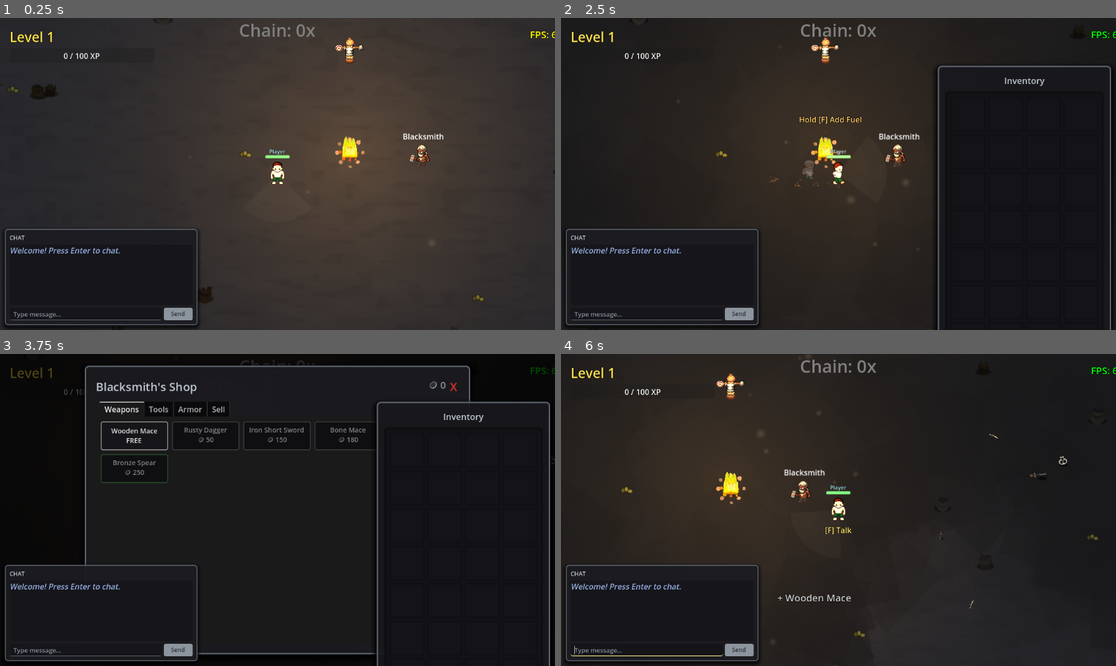
Above: before the commit, frames 1-4 (two rows, left to right).
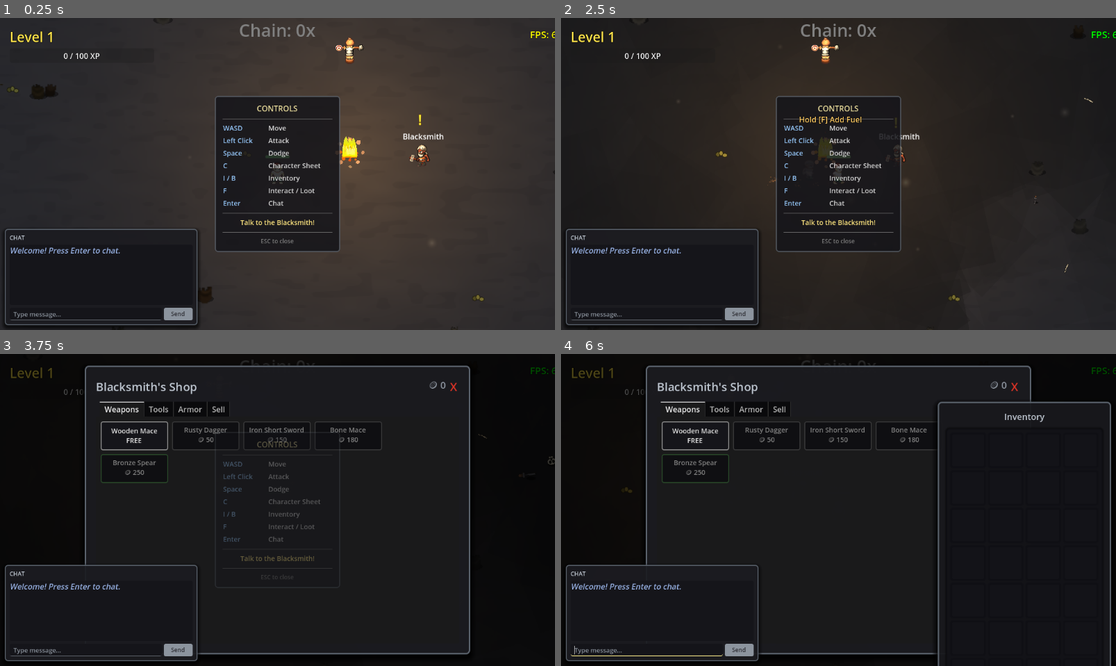
Above: after the commit, the same moments.

Repository: crimes86/godot-combat-game
Game: Godot game, scene res://main.tscn
The game is run twice, just before and just after one commit, with the same random seed, the same clock (stepped at 60 frames per second) and the same inputs. This scene is started directly instead of the project's main scene. Sound files missing from this copy of the repository are replaced by a short silence.
Inputs (mouse positions are in pixels of both pictures, inside the frame that each line leads up to):
- Up to frame 1 (0.25 s): no input
- Up to frame 2 (2.5 s): click (644, 314) at 0.52 s; type "12" at 0.6 s; click "Send" at 1.25 s; tap Enter at 2 s; move the mouse to (960, 158) at 2.02 s; hold D (move_right) from 2.03 s (still down); tap I at 2.1 s; click (960, 158) at 2.17 s; tap Space at 2.27 s; tap B at 2.3 s
- Up to frame 3 (3.75 s): release D (move_right) at 2.75 s; tap Enter at 2.75, 3.5 s; drag from (166, 525) to (310, 488) at 2.77 s; move the mouse to (333, 441) at 3.52 s; hold D (move_right) from 3.53 s (still down); hold F from 3.53 s (still down); click (333, 441) at 3.67 s
- Up to frame 4 (6 s): tap I at 3.8 s; release D (move_right) at 4.25 s; release F at 4.25 s; click "Wooden Mace FREE" at 4.25 s; click "X" at 5 s; tap Enter at 5.75 s; drag from (810, 572) to (805, 488) at 5.77 s

The runs differ from the first frame. In frame 1, 11% of the frame differs, in the area x 38-76%, y 24-76%; in frame 2, 12%; in frame 3, 1.6%; in frame 4, 28%, in the area x 0-100%, y 0-100%.

Commit message:
Add new player onboarding: help menu and blacksmith quest indicator
- Add ESC toggle help menu with control hints (WASD, attack, dodge, etc.)
- Add inventory shortcut with B key (in addition to I)
- Add floating "!" quest indicator above blacksmith to guide new players
- Quest indicator bobs with animation and hides after first interaction
- Help menu removes "Talk to the Blacksmith!" after player has talked to him
- Play paper sound effect when opening/closing help menu

🤖 Generated with [Claude Code](https://claude.com/claude-code)

Co-Authored-By: Claude <noreply@anthropic.com>

Diff:
--- a/scripts/player/Player.gd
+++ b/scripts/player/Player.gd
@@ -275,6 +275,9 @@
 
 		# Create inventory UI (separate from character sheet)
 		call_deferred("create_inventory_ui")
+
+		# Show spawn hints for new players
+		call_deferred("create_spawn_hints")
 
 func _exit_tree() -> void:
 	# Disconnect signals to prevent crash on exit
@@ -790,8 +793,8 @@
 				if character_ui:
 					character_ui.toggle_character_ui()
 
-			KEY_I:
-				# Toggle inventory
+			KEY_I, KEY_B:
+				# Toggle inventory (I or B)
 				if inventory_ui:
 					inventory_ui.toggle_ui()
 
@@ -799,6 +802,34 @@
 				# Dash/dodge
 				if not is_dashing and dash_cooldown_timer <= 0:
 					start_dash()
+
+			KEY_ESCAPE:
+				# Toggle help/hints menu - only if no other UI is open
+				var any_ui_open = false
+
+				# Check if character sheet is open
+				if character_ui and character_ui.visible:
+					any_ui_open = true
+
+				# Check if inventory is open
+				if inventory_ui and inventory_ui.visible:
+					any_ui_open = true
+
+				# Check if shop is open (look for ShopUI in scene)
+				var shop_ui = get_tree().get_first_node_in_group("shop_ui")
+				if shop_ui and shop_ui.visible:
+					any_ui_open = true
+
+				# Check if any loot UI is open
+				var loot_uis = get_tree().get_nodes_in_group("loot_ui")
+				for loot_ui in loot_uis:
+					if is_instance_valid(loot_ui) and loot_ui.visible:
+						any_ui_open = true
+						break
+
+				# Only toggle hints if no other UI is open
+				if not any_ui_open:
+					toggle_spawn_hints()
 
 func check_crit_window_click(event: InputEvent) -> bool:
 	"""Check if clicking on enemy during crit window. Returns true if handled."""
@@ -2194,6 +2225,188 @@
 	print("   In tree: ", inventory_ui.is_inside_tree())
 
 # ═══════════════════════════════════════════════════════════════════════════
+# SPAWN HINTS OVERLAY
+# ═══════════════════════════════════════════════════════════════════════════
+
+var spawn_hints_overlay: CanvasLayer = null
+var has_talked_to_blacksmith: bool = false
+
+func create_spawn_hints() -> void:
+	"""Create and show spawn hints overlay for new players"""
+	print("📋 Creating spawn hints overlay")
+
+	spawn_hints_overlay = CanvasLayer.new()
+	spawn_hints_overlay.name = "SpawnHintsOverlay"
+	spawn_hints_overlay.layer = 50  # Above game, below menus
+
+	# Full-screen Control to enable anchors
+	var full_rect = Control.new()
+	full_rect.name = "FullRect"
+	full_rect.set_anchors_preset(Control.PRESET_FULL_RECT)
+	full_rect.mouse_filter = Control.MOUSE_FILTER_IGNORE
+	spawn_hints_overlay.add_child(full_rect)
+
+	# Main container - dead center on screen (center mass on player)
+	var container = PanelContainer.new()
+	container.name = "HintsPanel"
+	container.set_anchors_preset(Control.PRESET_CENTER)
+	container.anchor_left = 0.5
+	container.anchor_right = 0.5
+	container.anchor_top = 0.5
+	container.anchor_bottom = 0.5
+	container.offset_left = -130
+	container.offset_right = 130
+	container.offset_top = -110
+	container.offset_bottom = 110
+	container.grow_horizontal = Control.GROW_DIRECTION_BOTH
+	container.grow_vertical = Control.GROW_DIRECTION_BOTH
+	container.mouse_filter = Control.MOUSE_FILTER_IGNORE
+
+	# Style the panel
+	var style = StyleBoxFlat.new()
+	style.bg_color = Color(0.08, 0.08, 0.10, 0.85)
+	style.border_width_left = 2
+	style.border_width_right = 2
+	style.border_width_top = 2
+	style.border_width_bottom = 2
+	style.border_color = Color(0.35, 0.38, 0.42, 0.8)
+	style.corner_radius_top_left = 6
+	style.corner_radius_top_right = 6
+	style.corner_radius_bottom_left = 6
+	style.corner_radius_bottom_right = 6
+	container.add_theme_stylebox_override("panel", style)
+
+	full_rect.add_child(container)
+
+	# Margin inside panel
+	var margin = MarginContainer.new()
+	margin.add_theme_constant_override("margin_left", 15)
+	margin.add_theme_constant_override("margin_right", 15)
+	margin.add_theme_constant_override("margin_top", 12)
+	margin.add_theme_constant_override("margin_bottom", 12)
+	container.add_child(margin)
+
+	# VBox for hint rows
+	var vbox = VBoxContainer.new()
+	vbox.add_theme_constant_override("separation", 6)
+	margin.add_child(vbox)
+
+	# Title
+	var title = Label.new()
+	title.text = "CONTROLS"
+	title.add_theme_font_size_override("font_size", 16)
+	title.add_theme_color_override("font_color", Color(0.9, 0.85, 0.6))  # Gold
+	title.horizontal_alignment = HORIZONTAL_ALIGNMENT_CENTER
+	vbox.add_child(title)
+
+	# Separator
+	var sep = HSeparator.new()
+	sep.add_theme_constant_override("separation", 8)
+	vbox.add_child(sep)
+
+	# Hint rows
+	var hints = [
+		["WASD", "Move"],
+		["Left Click", "Attack"],
+		["Space", "Dodge"],
+		["C", "Character Sheet"],
+		["I / B", "Inventory"],
+		["F", "Interact / Loot"],
+		["Enter", "Chat"],
+	]
+
+	for hint in hints:
+		var row = HBoxContainer.new()
+
+		var key_label = Label.new()
+		key_label.text = hint[0]
+		key_label.add_theme_font_size_override("font_size", 14)
+		key_label.add_theme_color_override("font_color", Color(0.6, 0.8, 1.0))  # Cyan keys
+		key_label.custom_minimum_size = Vector2(90, 0)
+		row.add_child(key_label)
+
+		var action_label = Label.new()
+		action_label.text = hint[1]
+		action_label.add_theme_font_size_override("font_size", 14)
+		action_label.add_theme_color_override("font_color", Color(0.85, 0.85, 0.85))
+		row.add_child(action_label)
+
+		vbox.add_child(row)
+
+	# Objective hint at bottom (only if player hasn't talked to blacksmith yet)
+	if not has_talked_to_blacksmith:
+		var obj_sep = HSeparator.new()
+		obj_sep.name = "ObjectiveSeparator"
+		obj_sep.add_theme_constant_override("separation", 8)
+		vbox.add_child(obj_sep)
+
+		var objective = Label.new()
+		objective.name = "ObjectiveLabel"
+		objective.text = "Talk to the Blacksmith!"
+		objective.add_theme_font_size_override("font_size", 14)
+		objective.add_theme_color_override("font_color", Color(1.0, 0.9, 0.5))  # Yellow
+		objective.horizontal_alignment = HORIZONTAL_ALIGNMENT_CENTER
+		vbox.add_child(objective)
+
+	# ESC to close hint at bottom
+	var esc_sep = HSeparator.new()
+	esc_sep.add_theme_constant_override("separation", 8)
+	vbox.add_child(esc_sep)
+
+	var esc_hint = Label.new()
+	esc_hint.text = "ESC to close"
+	esc_hint.add_theme_font_size_override("font_size", 12)
+	esc_hint.add_theme_color_override("font_color", Color(0.5, 0.5, 0.5))  # Gray
+	esc_hint.horizontal_alignment = HORIZONTAL_ALIGNMENT_CENTER
+	vbox.add_child(esc_hint)
+
+	get_tree().root.add_child(spawn_hints_overlay)
+	print("📋 Spawn hints overlay added to scene tree - Press ESC to toggle")
+
+func dismiss_spawn_hints() -> void:
+	"""Manually dismiss spawn hints early (called when talking to blacksmith)"""
+	has_talked_to_blacksmith = true
+
+	if spawn_hints_overlay and is_instance_valid(spawn_hints_overlay):
+		var container = spawn_hints_overlay.get_node_or_null("FullRect/HintsPanel")
+		if container:
+			var tween = create_tween()
+			tween.tween_property(container, "modulate:a", 0.0, 0.3)
+			await tween.finished
+			# Destroy and recreate without the objective next time
+			spawn_hints_overlay.queue_free()
+			spawn_hints_overlay = null
+
+func toggle_spawn_hints() -> void:
+	"""Toggle spawn hints visibility with ESC"""
+	# Play sound
+	var sound_manager = get_node_or_null("/root/SoundManager")
+	if sound_manager and sound_manager.has_method("play_character_sheet_sound"):
+		sound_manager.play_character_sheet_sound()
+
+	if not spawn_hints_overlay or not is_instance_valid(spawn_hints_overlay):
+		# Recreate if it was destroyed
+		create_spawn_hints()
+		return
+
+	var container = spawn_hints_overlay.get_node_or_null("FullRect/HintsPanel")
+	if not container:
+		return
+
+	if container.visible:
+		# Fade out
+		var tween = create_tween()
+		tween.tween_property(container, "modulate:a", 0.0, 0.2)
+		await tween.finished
+		container.visible = false
+	else:
+		# Fade in
+		container.visible = true
+		container.modulate.a = 0.0
+		var tween = create_tween()
+		tween.tween_property(container, "modulate:a", 1.0, 0.2)
+
+# ═══════════════════════════════════════════════════════════════════════════
 # DASH/DODGE SYSTEM
 # ═══════════════════════════════════════════════════════════════════════════
 
--- a/scripts/systems/Vendor.gd
+++ b/scripts/systems/Vendor.gd
@@ -19,6 +19,8 @@
 var shop_ui: CanvasLayer = null
 var animated_sprite: AnimatedSprite2D = null
 var interaction_prompt: Label = null
+var quest_indicator: Label = null  # Floating "!" above head
+var has_talked_to_player: bool = false  # Track if player has interacted
 
 func _ready() -> void:
 	print("🏪 Vendor '%s' starting initialization..." % vendor_name)
@@ -40,6 +42,9 @@
 
 	# Create interaction prompt
 	create_interaction_prompt()
+
+	# Create quest indicator (floating "!")
+	create_quest_indicator()
 
 	print("🏪 Vendor '%s' initialized with %d weapons, %d armor pieces, and %d tools" % [vendor_name, weapons_for_sale.size(), armor_for_sale.size(), tools_for_sale.size()])
 	print("   Position: ", global_position)
@@ -84,6 +89,43 @@
 	canvas.add_child(interaction_prompt)
 
 	print("   Interaction prompt created")
+
+func create_quest_indicator() -> void:
+	"""Create floating '!' indicator above blacksmith name tag to attract attention"""
+	quest_indicator = Label.new()
+	quest_indicator.name = "QuestIndicator"
+	quest_indicator.text = "!"
+	quest_indicator.add_theme_font_size_override("font_size", 28)
+	quest_indicator.add_theme_color_override("font_color", Color(1.0, 0.85, 0.2))  # Golden yellow
+	quest_indicator.add_theme_color_override("font_outline_color", Color(0.3, 0.2, 0.0))
+	quest_indicator.add_theme_constant_override("outline_size", 3)
+	quest_indicator.horizontal_alignment = HORIZONTAL_ALIGNMENT_CENTER
+	quest_indicator.position = Vector2(-8, -85)  # Above the name tag
+	quest_indicator.z_index = 100
+	add_child(quest_indicator)
+
+	# Start bobbing animation
+	_start_quest_indicator_animation()
+
+func _start_quest_indicator_animation() -> void:
+	"""Animate the quest indicator with a gentle bob"""
+	if not quest_indicator or not is_instance_valid(quest_indicator):
+		return
+
+	var tween = create_tween()
+	tween.set_loops()  # Loop forever
+	tween.tween_property(quest_indicator, "position:y", -90.0, 0.6).set_ease(Tween.EASE_IN_OUT).set_trans(Tween.TRANS_SINE)
+	tween.tween_property(quest_indicator, "position:y", -80.0, 0.6).set_ease(Tween.EASE_IN_OUT).set_trans(Tween.TRANS_SINE)
+
+func hide_quest_indicator() -> void:
+	"""Hide the quest indicator after player has talked to blacksmith"""
+	if quest_indicator and is_instance_valid(quest_indicator):
+		var tween = create_tween()
+		tween.tween_property(quest_indicator, "modulate:a", 0.0, 0.5)
+		tween.tween_callback(func():
+			if quest_indicator:
+				quest_indicator.visible = false
+		)
 
 func update_prompt_position() -> void:
 	"""Update prompt position to 30 pixels below player's feet"""
@@ -347,6 +389,7 @@
 		# Face the player when opening shop
 		face_player()
 		shop_ui.open_shop(self)
+		_on_first_interaction()
 	else:
 		# Toggle visibility
 		if shop_ui.visible:
@@ -355,6 +398,22 @@
 			# Face the player when opening shop
 			face_player()
 			shop_ui.open_shop(self)
+			_on_first_interaction()
+
+func _on_first_interaction() -> void:
+	"""Handle first-time player interaction with blacksmith"""
+	if has_talked_to_player:
+		return
+
+	has_talked_to_player = true
+
+	# Hide the quest indicator "!"
+	hide_quest_indicator()
+
+	# Dismiss spawn hints on the player
+	var player = get_tree().get_first_node_in_group(Constants.GROUP_PLAYER)
+	if player and player.has_method("dismiss_spawn_hints"):
+		player.dismiss_spawn_hints()
 
 func create_shop_ui() -> void:
 	"""Create the shop UI dynamically"""
